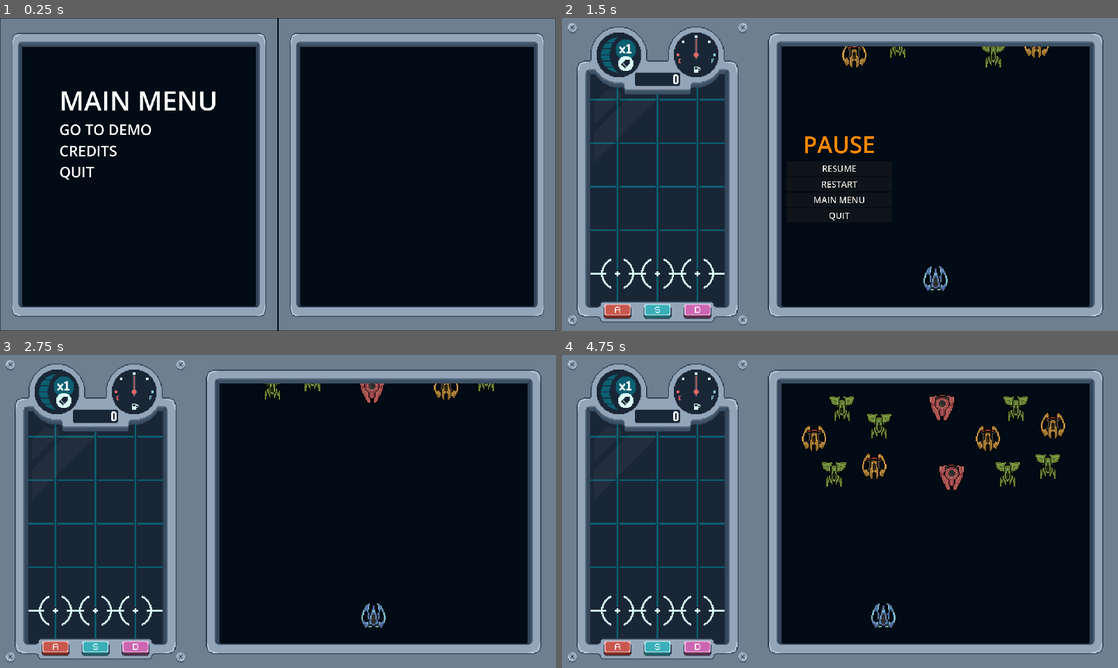
Above: before the commit, frames 1-4 (two rows, left to right).
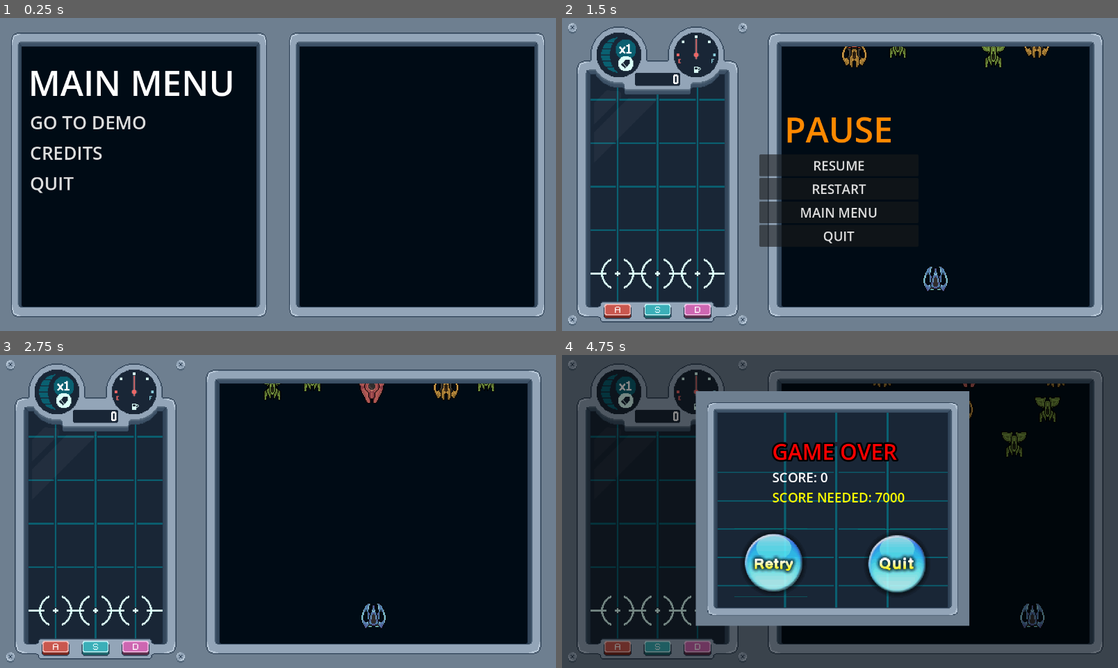
Above: after the commit, the same moments.

Repository: diego-acevedo/grabeaty
Game: Godot game, scene res://scenes/MENUS/main_menu.tscn
The game is run twice, just before and just after one commit, with the same random seed, the same clock (stepped at 60 frames per second) and the same inputs. Sound files missing from this copy of the repository are replaced by a short silence.
Inputs (mouse positions are in pixels of both pictures, inside the frame that each line leads up to; where the layout moved, square brackets give the same spot in the first picture):
- Up to frame 1 (0.25 s): no input
- Up to frame 2 (1.5 s): click (706, 152) [667, 152] at 0.5 s; tap Enter (Pause) at 1.25 s; hold Right (move_right) from 1.28 s (still down)
- Up to frame 3 (2.75 s): release Right (move_right) at 2 s; click "RESTART" at 2 s
- Up to frame 4 (4.75 s): hold Left (move_left) 2.78-3.5 s; click (773, 561) at 3.52 s; hold Right (move_right) from 4.28 s (still down)

The runs differ from the first frame. In frame 1, 6.6% of the frame differs, in the area x 0-100%, y 0-100%; in frame 2, 3.9%; in frame 3, 1.2%; in frame 4, 78%.

Commit message:
fix: fix size issues

Diff:
--- a/project.godot
+++ b/project.godot
@@ -17,8 +17,8 @@
 
 [display]
 
-window/size/viewport_width=1920
-window/size/viewport_height=1080
+window/size/viewport_width=1280
+window/size/viewport_height=720
 window/stretch/mode="canvas_items"
 window/stretch/scale_mode="integer"
 
--- a/scenes/MENUS/game_over.tscn
+++ b/scenes/MENUS/game_over.tscn
@@ -25,22 +25,22 @@
 
 [node name="bgFade" type="Sprite2D" parent="."]
 modulate = Color(0, 0, 0, 0.470588)
-position = Vector2(1010.5, 558.5)
-scale = Vector2(20.1484, 10.9297)
+position = Vector2(640, 360)
+scale = Vector2(15, 8.438)
 texture = ExtResource("2_ae34p")
 
 [node name="backgroundBox" type="Sprite2D" parent="."]
-position = Vector2(1304.5, 518.5)
+position = Vector2(631.5, 353.5)
 scale = Vector2(-2.568, -1.303)
 texture = ExtResource("2_hxxx6")
 
 [node name="borderBox" type="Sprite2D" parent="."]
-position = Vector2(1296, 518)
+position = Vector2(623, 353)
 scale = Vector2(1.5, 1.5)
 texture = ExtResource("3_5j6tx")
 
 [node name="quitsprite" type="Sprite2D" parent="."]
-position = Vector2(1438, 644)
+position = Vector2(765, 479)
 scale = Vector2(1.5, 1.5)
 texture = ExtResource("4_dob6t")
 hframes = 10
@@ -48,7 +48,7 @@
 frame = 1
 
 [node name="retrysrprite" type="Sprite2D" parent="."]
-position = Vector2(1154, 643)
+position = Vector2(481, 478)
 scale = Vector2(1.5, 1.5)
 texture = ExtResource("4_dob6t")
 hframes = 10
@@ -61,12 +61,13 @@
 anchor_top = 0.5
 anchor_right = 0.5
 anchor_bottom = 0.5
-offset_left = 196.0
-offset_top = -190.0
-offset_right = 483.0
-offset_bottom = -3.0
+offset_left = -156.0
+offset_top = -173.0
+offset_right = 149.0
+offset_bottom = 14.0
 grow_horizontal = 2
 grow_vertical = 2
+metadata/_edit_group_ = true
 
 [node name="TITLE" type="Label" parent="VBoxContainer"]
 layout_mode = 2
@@ -84,15 +85,15 @@
 label_settings = SubResource("LabelSettings_crjg3")
 
 [node name="retrybutton" type="Button" parent="."]
-offset_left = 1085.0
-offset_top = 567.0
-offset_right = 1234.0
-offset_bottom = 719.0
+offset_left = 412.0
+offset_top = 402.0
+offset_right = 561.0
+offset_bottom = 554.0
 flat = true
 
 [node name="quitbutton" type="Button" parent="."]
-offset_left = 1372.0
-offset_top = 577.0
-offset_right = 1516.0
-offset_bottom = 713.0
+offset_left = 699.0
+offset_top = 412.0
+offset_right = 843.0
+offset_bottom = 548.0
 flat = true
--- a/scenes/MENUS/main_menu.tscn
+++ b/scenes/MENUS/main_menu.tscn
@@ -1,13 +1,10 @@
-[gd_scene load_steps=5 format=3 uid="uid://oj53866gn1vj"]
+[gd_scene load_steps=4 format=3 uid="uid://oj53866gn1vj"]
 
 [ext_resource type="Script" path="res://scripts/MENUS/main_menu.gd" id="1_82ekr"]
 [ext_resource type="Texture2D" uid="uid://hf7qftxduc1" path="res://assets/ui/shooter_box.png" id="2_yj0uv"]
 
 [sub_resource type="LabelSettings" id="LabelSettings_y0e0v"]
-font_size = 92
-
-[sub_resource type="LabelSettings" id="LabelSettings_jutkc"]
-font_size = 50
+font_size = 80
 
 [node name="MainMenu" type="Control"]
 layout_mode = 3
@@ -19,13 +16,13 @@
 script = ExtResource("1_82ekr")
 
 [node name="ShooterBox" type="Sprite2D" parent="."]
-position = Vector2(480, 540)
-scale = Vector2(2.27857, 2.99444)
+position = Vector2(320, 360)
+scale = Vector2(1.524, 2)
 texture = ExtResource("2_yj0uv")
 
 [node name="ShooterBox2" type="Sprite2D" parent="."]
-position = Vector2(1440, 540)
-scale = Vector2(2.27857, 2.99444)
+position = Vector2(960, 360)
+scale = Vector2(1.524, 2)
 texture = ExtResource("2_yj0uv")
 
 [node name="VBoxContainer" type="VBoxContainer" parent="."]
@@ -35,54 +32,36 @@
 anchor_top = 0.5
 anchor_right = 0.5
 anchor_bottom = 0.5
-offset_left = -672.0
-offset_top = -271.0
-offset_right = -292.0
-offset_bottom = -24.0
+offset_left = -575.0
+offset_top = -267.0
+offset_right = -29.0
+offset_bottom = 69.0
 grow_horizontal = 2
 grow_vertical = 2
+metadata/_edit_group_ = true
 
 [node name="TITLE" type="Label" parent="VBoxContainer"]
 layout_mode = 2
 text = "MAIN MENU"
 label_settings = SubResource("LabelSettings_y0e0v")
 
-[node name="GO TO DEMO" type="Label" parent="VBoxContainer"]
+[node name="GO TO DEMO BUTTON" type="Button" parent="VBoxContainer"]
 layout_mode = 2
+theme_override_font_sizes/font_size = 42
 text = "GO TO DEMO"
-label_settings = SubResource("LabelSettings_jutkc")
+flat = true
+alignment = 0
 
-[node name="CREDITS" type="Label" parent="VBoxContainer"]
+[node name="CREDITS BUTTON" type="Button" parent="VBoxContainer"]
 layout_mode = 2
+theme_override_font_sizes/font_size = 42
 text = "CREDITS"
-label_settings = SubResource("LabelSettings_jutkc")
+flat = true
+alignment = 0
 
-[node name="QUIT" type="Label" parent="VBoxContainer"]
-process_mode = 3
+[node name="QUIT BUTTON" type="Button" parent="VBoxContainer"]
 layout_mode = 2
+theme_override_font_sizes/font_size = 42
 text = "QUIT"
-label_settings = SubResource("LabelSettings_jutkc")
-
-[node name="GO TO DEMO BUTTON" type="Button" parent="."]
-layout_mode = 2
-offset_left = 205.0
-offset_top = 355.0
-offset_right = 534.0
-offset_bottom = 417.0
 flat = true
-
-[node name="CREDITS BUTTON" type="Button" parent="."]
-layout_mode = 2
-offset_left = 205.0
-offset_top = 430.0
-offset_right = 534.0
-offset_bottom = 493.0
-flat = true
-
-[node name="QUIT BUTTON" type="Button" parent="."]
-layout_mode = 2
-offset_left = 205.0
-offset_top = 505.0
-offset_right = 534.0
-offset_bottom = 564.0
-flat = true
+alignment = 0
--- a/scenes/MENUS/you_win.tscn
+++ b/scenes/MENUS/you_win.tscn
@@ -25,22 +25,22 @@
 
 [node name="bgFade" type="Sprite2D" parent="."]
 modulate = Color(0, 0, 0, 0.470588)
-position = Vector2(1010.5, 558.5)
-scale = Vector2(20.1484, 10.9297)
+position = Vector2(640, 360)
+scale = Vector2(15, 8.438)
 texture = ExtResource("2_sxro1")
 
 [node name="backgroundBox" type="Sprite2D" parent="."]
-position = Vector2(1304.5, 518.5)
+position = Vector2(644.5, 338.5)
 scale = Vector2(-2.568, -1.303)
 texture = ExtResource("3_0elrn")
 
 [node name="borderBox" type="Sprite2D" parent="."]
-position = Vector2(1296, 518)
+position = Vector2(636, 338)
 scale = Vector2(1.5, 1.5)
 texture = ExtResource("4_0ac6x")
 
 [node name="quitsprite" type="Sprite2D" parent="."]
-position = Vector2(1438, 644)
+position = Vector2(778, 464)
 scale = Vector2(1.5, 1.5)
 texture = ExtResource("5_n6r7p")
 hframes = 10
@@ -48,7 +48,7 @@
 frame = 1
 
 [node name="retrysrprite" type="Sprite2D" parent="."]
-position = Vector2(1154, 643)
+position = Vector2(494, 463)
 scale = Vector2(1.5, 1.5)
 texture = ExtResource("5_n6r7p")
 hframes = 10
@@ -61,12 +61,13 @@
 anchor_top = 0.5
 anchor_right = 0.5
 anchor_bottom = 0.5
-offset_left = 196.0
-offset_top = -190.0
-offset_right = 483.0
-offset_bottom = -3.0
+offset_left = -147.0
+offset_top = -183.0
+offset_right = 158.0
+offset_bottom = 4.0
 grow_horizontal = 2
 grow_vertical = 2
+metadata/_edit_group_ = true
 
 [node name="TITLE" type="Label" parent="VBoxContainer"]
 layout_mode = 2
@@ -84,15 +85,15 @@
 label_settings = SubResource("LabelSettings_1pti7")
 
 [node name="retrybutton" type="Button" parent="."]
-offset_left = 1085.0
-offset_top = 567.0
-offset_right = 1234.0
-offset_bottom = 719.0
+offset_left = 418.0
+offset_top = 387.0
+offset_right = 567.0
+offset_bottom = 539.0
 flat = true
 
 [node name="quitbutton" type="Button" parent="."]
-offset_left = 1372.0
-offset_top = 577.0
-offset_right = 1516.0
-offset_bottom = 713.0
+offset_left = 710.0
+offset_top = 400.0
+offset_right = 854.0
+offset_bottom = 536.0
 flat = true
--- a/scenes/main.tscn
+++ b/scenes/main.tscn
@@ -9,7 +9,7 @@
 [ext_resource type="PackedScene" uid="uid://b378dxl84wvil" path="res://scenes/MENUS/you_win.tscn" id="7_33cxf"]
 
 [node name="MAIN" type="Node2D"]
-scale = Vector2(3, 3)
+scale = Vector2(2, 2)
 script = ExtResource("1_6r3ef")
 
 [node name="ScoreManager" parent="." instance=ExtResource("2_k63sw")]
--- a/scenes/rythm/rythm.tscn
+++ b/scenes/rythm/rythm.tscn
@@ -4,7 +4,7 @@
 [ext_resource type="Script" path="res://scripts/rythm/rythm.gd" id="1_fcyd0"]
 [ext_resource type="Script" path="res://scripts/rythm/note_spawner.gd" id="3_1xm6s"]
 [ext_resource type="Texture2D" uid="uid://q21au4to0dn4" path="res://assets/ui/foreground_rythm.png" id="3_8u2qm"]
-[ext_resource type="AudioStream" uid="uid://dvpuswnf8h4uu" path="res://assets/Music/level1.mp3" id="4_1do2y"]
+[ext_resource type="AudioStream" uid="uid://dvpuswnf8h4uu" path="res://assets/music/level1.mp3" id="4_1do2y"]
 [ext_resource type="PackedScene" uid="uid://de03bf22k1vbg" path="res://scenes/rythm/inputs/key.tscn" id="4_a5f15"]
 [ext_resource type="PackedScene" uid="uid://bqwq6l7myomal" path="res://scenes/rythm/inputs/button.tscn" id="7_pq5ht"]
 [ext_resource type="PackedScene" uid="uid://bkogdnrgevpja" path="res://scenes/rythm/meters/bonus_meter.tscn" id="8_xs5mq"]
--- a/scripts/MENUS/main_menu.gd
+++ b/scripts/MENUS/main_menu.gd
@@ -1,8 +1,8 @@
 extends Control
 
-@onready var go_to_demo_button: Button = $"GO TO DEMO BUTTON"
-@onready var credits_button: Button = $"CREDITS BUTTON"
-@onready var quit_button: Button = $"QUIT BUTTON"
+@onready var go_to_demo_button: Button = $"VBoxContainer/GO TO DEMO BUTTON"
+@onready var credits_button: Button = $"VBoxContainer/CREDITS BUTTON"
+@onready var quit_button: Button = $"VBoxContainer/QUIT BUTTON"
 
 var demo_scene: PackedScene = preload("res://scenes/main.tscn")
 
--- a/scripts/rythm/note_spawner.gd
+++ b/scripts/rythm/note_spawner.gd
@@ -271,6 +271,7 @@
 
 func _ready() -> void:
 	song.play()
+	song.finished.connect(finish_level.emit)
 
 func _process(_delta: float) -> void:
 
@@ -279,8 +280,6 @@
 	# OPTIMIZARLO.
 
 	var song_time = song.get_playback_position()
-	if song_time > 94:
-		finish_level.emit()
 
 	time_label.text = str(round(song_time))
 	for key in notes_data.keys():
Not shown, changed: assets/Music/578786_The-Signalist.mp3.import
Not shown, changed: assets/Music/C6-Gummy Dance.mp3.import
Not shown, changed: assets/Music/level1.mp3.import
